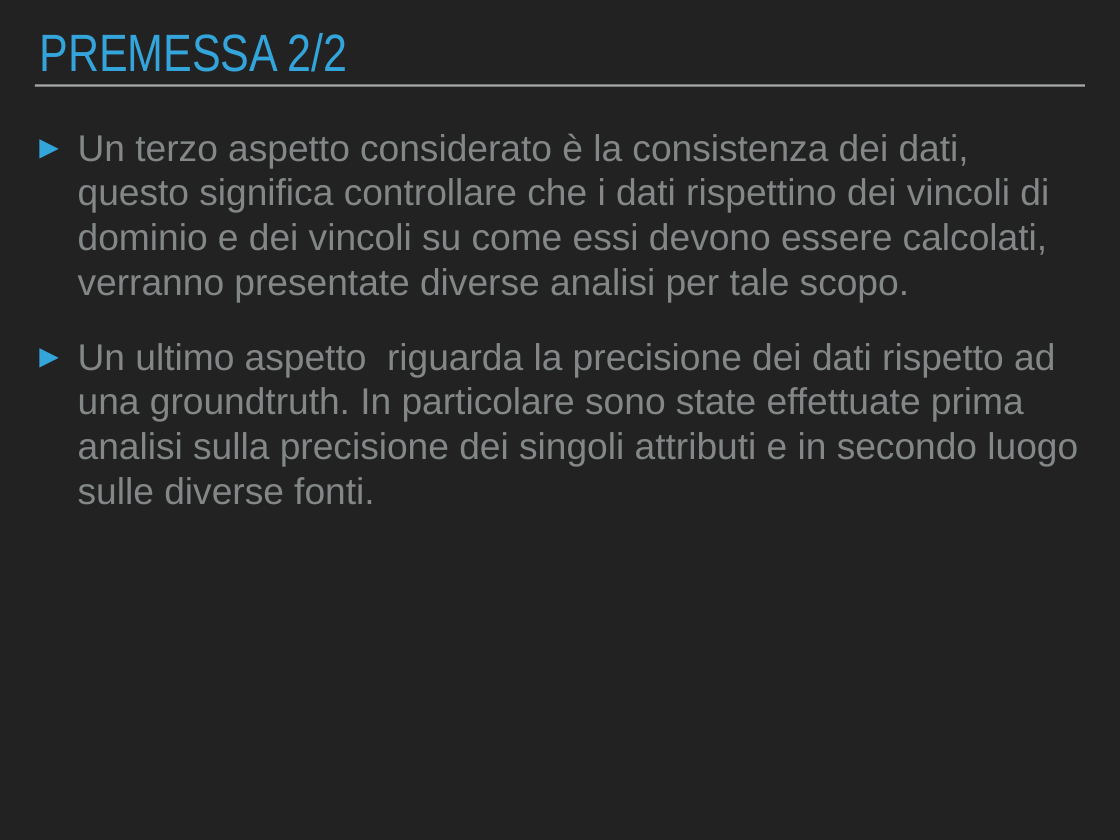
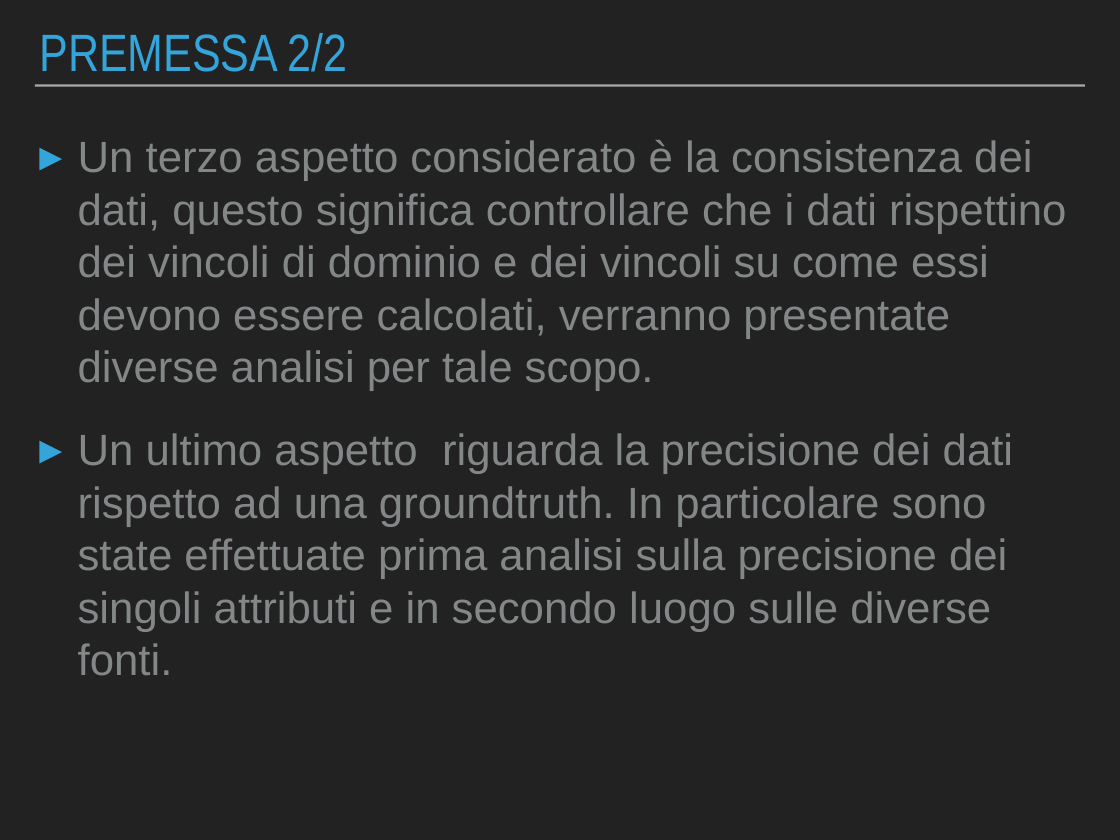
Before and after one commit to Beltra97/Unimib_ArchitettureDati, a slide deck: slide 3 of PresentazionePowerPoint.pptx. Drawn at 1120x840 pixels with LibreOffice and Linux fonts; fonts in the diff are those of the drawing. Boxes give left, top, right and bottom in pixels: in the first picture for what was removed or moved away, otherwise in the second. Text is boxed around its words. In the diff, an @@ line names an element or a change of style, - is before the commit and + after.

```diff
--- a/PresentazionePowerPoint.pptx
+++ b/PresentazionePowerPoint.pptx
@@ text "Un terzo aspetto considerato è ..." at [78, 140, 1066, 676]: size 34 to 40 pt @@
```
Also in this commit, not shown: 11 other slides changed, 3 other files.
